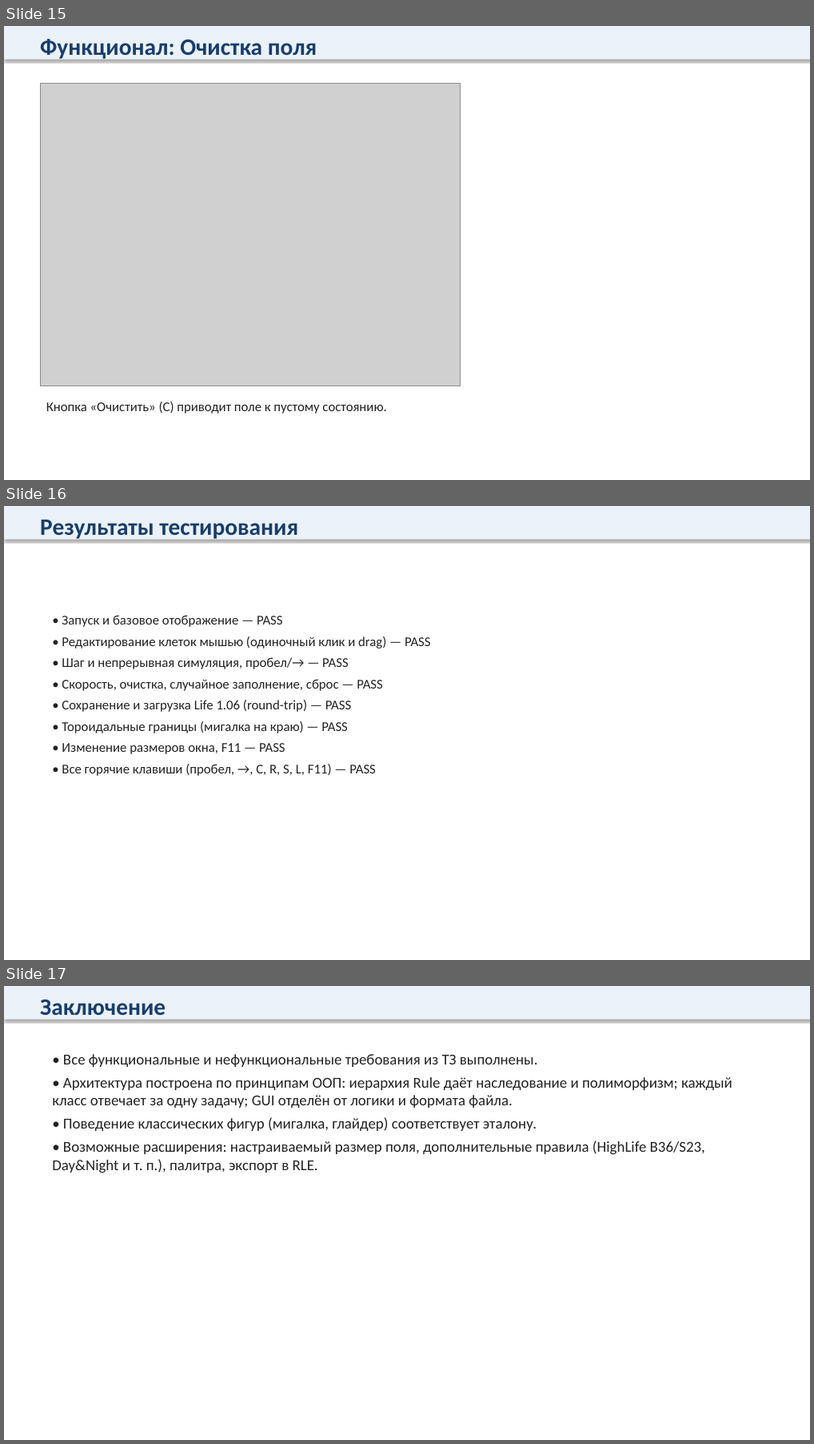
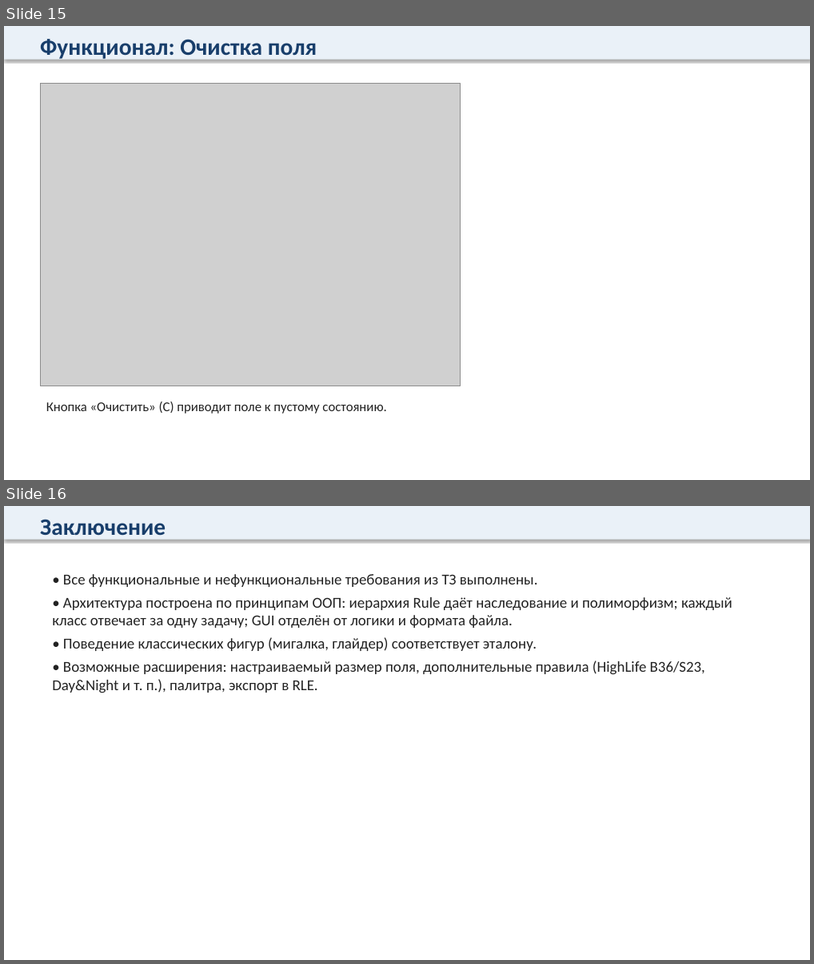
Before and after one commit to Dizrane/gamelife, a slide deck: docs/Презентация.pptx. Shown one above the other, each under a label of ours: slides 15, 16 and 17 before the commit, slides 15 and 16 after it. The pictures are 814x1444 and 814x964 pixels, drawn with LibreOffice and Linux fonts; fonts in the diff are those of the drawing; grey boxes stand for pictures. Boxes give left, top, right and bottom in pixels: in the first picture for what was removed or moved away, otherwise in the second. Text is boxed around its words. In the diff, an @@ line names an element or a change of style, - is before the commit and + after.

```diff
--- a/docs/Презентация.pptx
+++ b/docs/Презентация.pptx
@@ slide 16 removed at (4,506,810,960), background #FFFFFF @@
@@ rectangle removed at (4,506,810,540) @@
@@ text removed at (40,520,298,541) @@
-Результаты тестирования
@@ text removed at (62,615,430,776) @@
-• Запуск и базовое отображение — PASS
-• Редактирование клеток мышью (одиночный клик и drag) — PASS
-• Шаг и непрерывная симуляция, пробел/→ — PASS
-• Скорость, очистка, случайное заполнение, сброс — PASS
-• Сохранение и загрузка Life 1.06 (round-trip) — PASS
-• Тороидальные границы (мигалка на краю) — PASS
-• Изменение размеров окна, F11 — PASS
-• Все горячие клавиши (пробел, →, C, R, S, L, F11) — PASS
@@ what was slide 17 is now slide 16 @@
```
Also in this commit, not shown: 1 slide changed, 1 other file.
